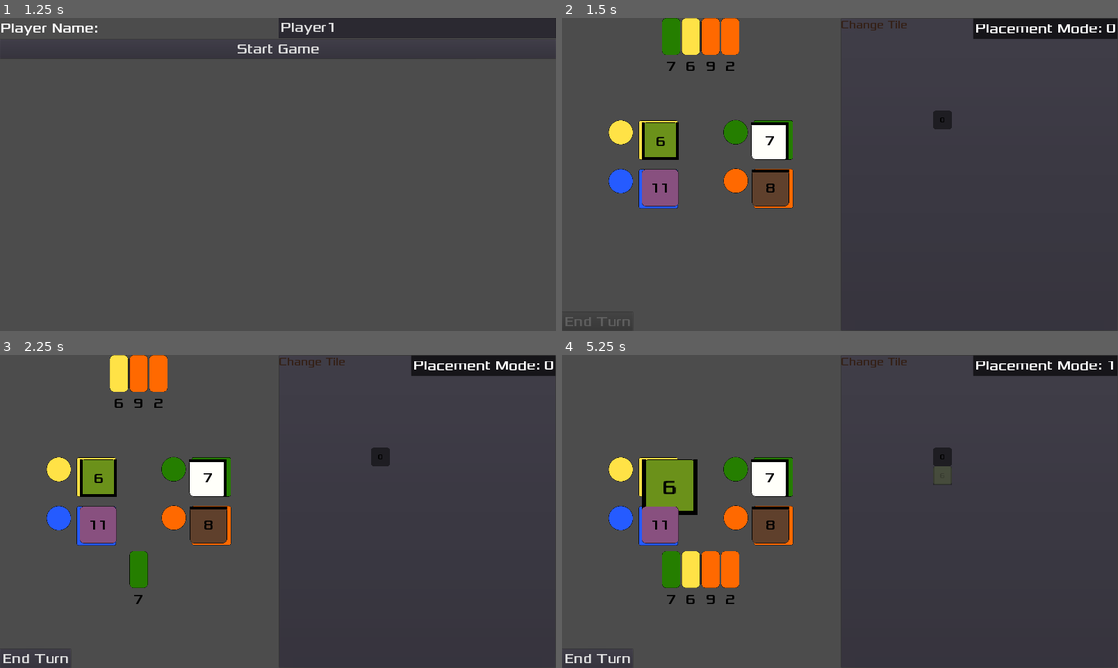
Above: before the commit, frames 1-4 (two rows, left to right).
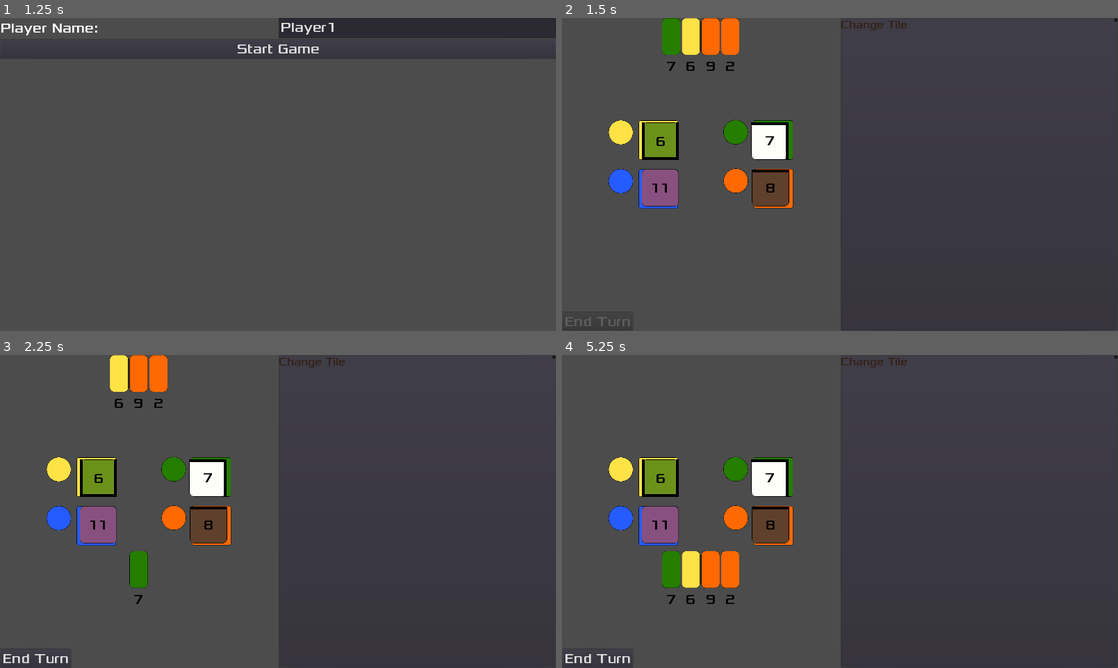
Above: after the commit, the same moments.

Repository: Structed/alcaramba
Game: Godot game, scene res://Drawable/MainMenu/MainMenu.tscn
Same seed, same stepped clock (60 frames per second), same inputs: the game is played once before the commit and once after it.
Inputs:
- Up to frame 1 (1.25 s): click "New Game" at 0.5 s
- Up to frame 2 (1.5 s): click "Start Game" at 1.25 s
- Up to frame 3 (2.25 s): click "7" at 2 s
- Up to frame 4 (5.25 s): click "6" at 2.75 s; click "9" at 3.5 s; click "2" at 4.25 s; click "6" at 5 s

Frame 1 is identical in both runs. In frame 2, 1.9% of the frame differs, in the area x 66-100%, y 0-36%; in frame 3, 1.9%; in frame 4, 2.9%, in the area x 14-100%, y 0-52%.
Error after the commit: Parse Error: Expected end of statement ("var"), got '.' instead. (res://Drawable/Town/Town.gd:302)

Commit message:
implemented dijkstra algorithm to get distance to starting tile
get_neighbours still needs to be implemented!

Diff:
--- a/src/alcaramba/Drawable/Town/Town.gd
+++ b/src/alcaramba/Drawable/Town/Town.gd
@@ -9,6 +9,7 @@
 var _current_tile: TileCard = TileCard.new(_starting_tile_id, 0, TileCard.TileType.START, TileCard.WALL_SIDE_NONE)
 var _max_size = [10, 10]
 var _placement_mode : int = 0 setget _placement_mode_set # 0 = no placement, 1 = place tile, 2 = remove tile
+var _distances : TileMap # contains distances along shortest path to starting tile
 
 onready var _tilemap_overlay = get_node("%TileMap_valid_overlay")
 
@@ -292,6 +293,26 @@
 func _get_border():
 	return get_used_rect()
 
+# updates _distances, containing distance to starting tile along shortest path
+# implentation of dijkstra algorithm
+func _update_distances() -> void:
+
+	# set all distances impossibly high where a towntile is present
+	var bignumber = 10000
+	var tilepositions.get_used_cells() # returns a Vector2 containing positions of filled town spaces
+	for position in tilepositions:
+		_distances.set_cell(position, bignumber)
+	# set starting tile to distance zero
+	_distances.set_cell()
+
+	# loop over steps, ends when all distances have been assigned
+	for i =
+		# loop over rectangle containing all town tiles
+		var border = _get_border()
+		for x in range(border.position.x, border.position.x + border.size.x):
+			for y in range(border.position.y, border.position.y + border.size.y):
+				get_used_cells_by_id(id: int)
+
 
 # debug functions
 func _on_TextureButton_pressed():
